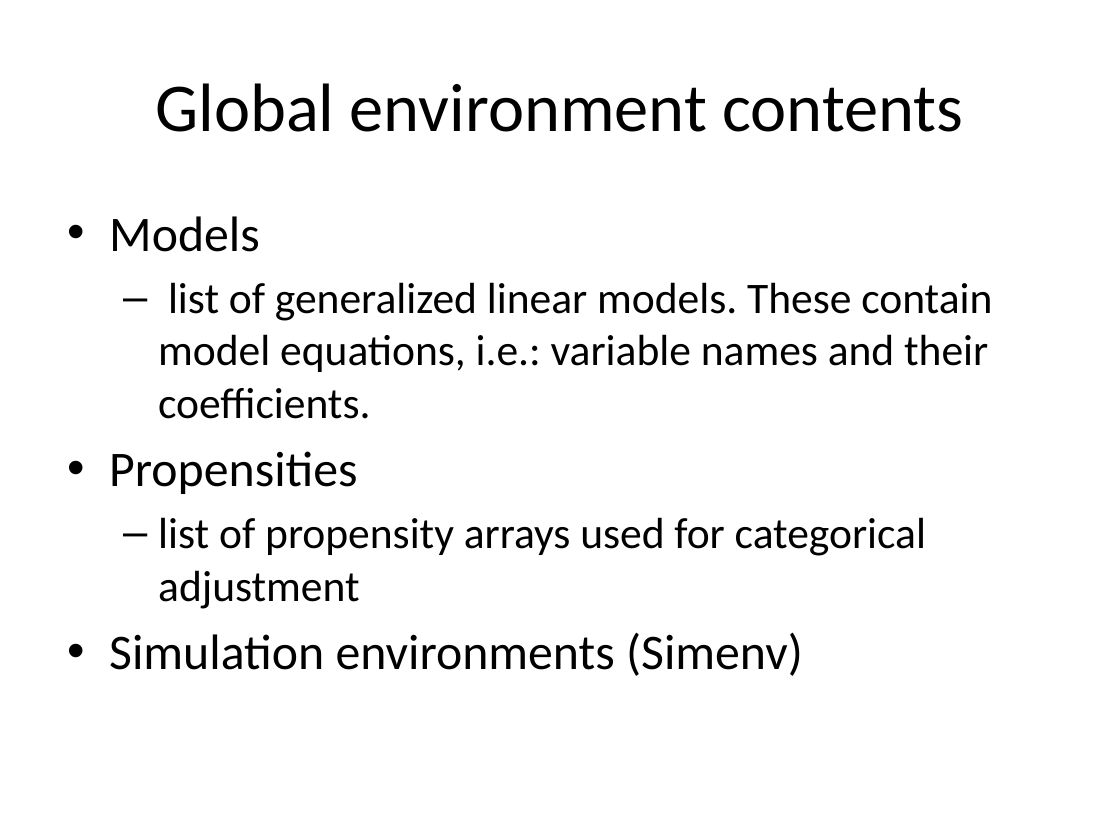
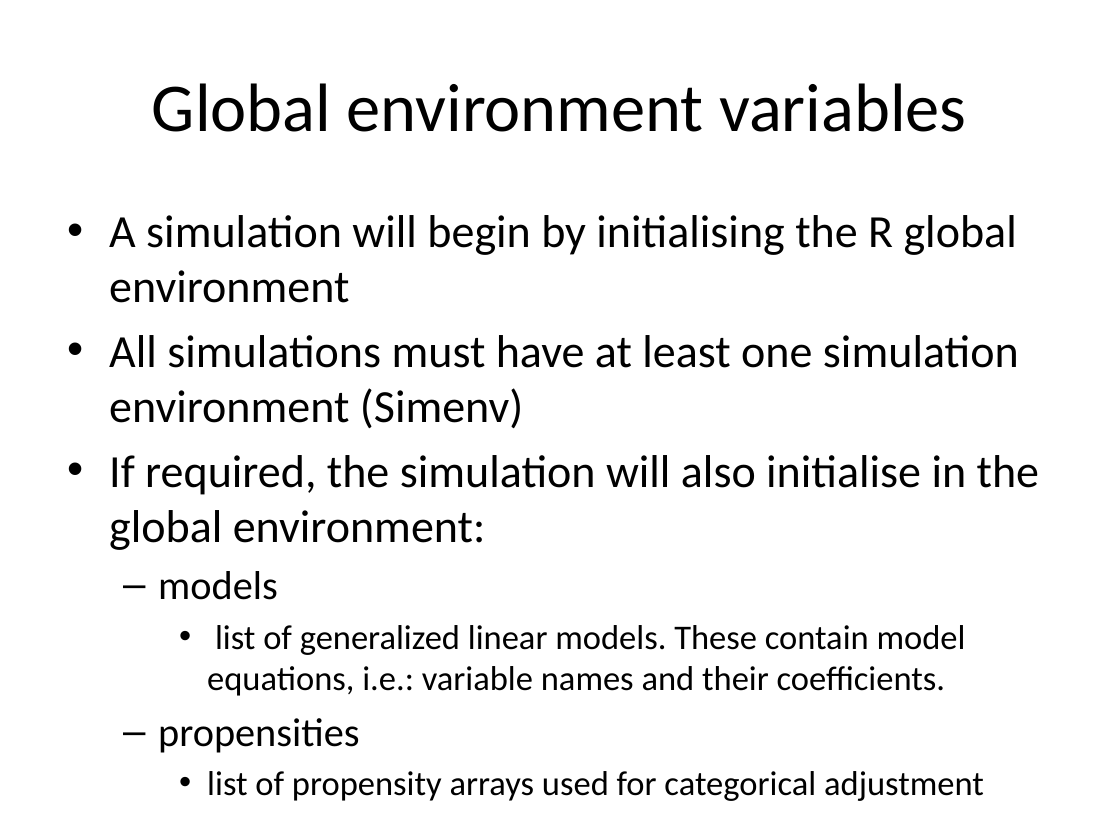
Before and after one commit to compassresearchcentre/simario, a slide deck: slide 4 of docs/Simar overview.pptx. Drawn at 1120x840 pixels with LibreOffice and Linux fonts; fonts in the diff are those of the drawing. Boxes give left, top, right and bottom in pixels: in the first picture for what was removed or moved away, otherwise in the second. Text is boxed around its words. In the diff, an @@ line names an element or a change of style, - is before the commit and + after.

```diff
--- a/docs/Simar overview.pptx
+++ b/docs/Simar overview.pptx
@@ title at [152,83,966,132]: text changed @@
-Global environment contents
+Global environment variables
@@ text at [109,215,1039,600]: text changed; size 32 to 29.6 pt @@
-• Models
+• A simulation will begin by initialising the R global environment
+• All simulations must have at least one simulation environment (Simenv)
+• If required, the simulation will also initialise in the global environment:
+  – models
@@ text at [207,625,984,801]: size 28 to 22.2 pt in "list of generalized linear models. These contain ...", "list of propensity arrays used for categorical ..."; bullet – to •; list level 2 to 3 in "list of generalized linear models. ..."; list level 2 to 3 in "list of propensity arrays used ..." @@
@@ text at [109,632,803,676]: paragraph removed @@
-• Simulation environments (Simenv)
@@ text at [158,718,359,753]: text changed; size 32 to 25.9 pt @@
-• Propensities
+  – propensities
```
Also in this commit, not shown: 6 other slides changed, 5 slides added, 1 slide removed, 2 other files.
